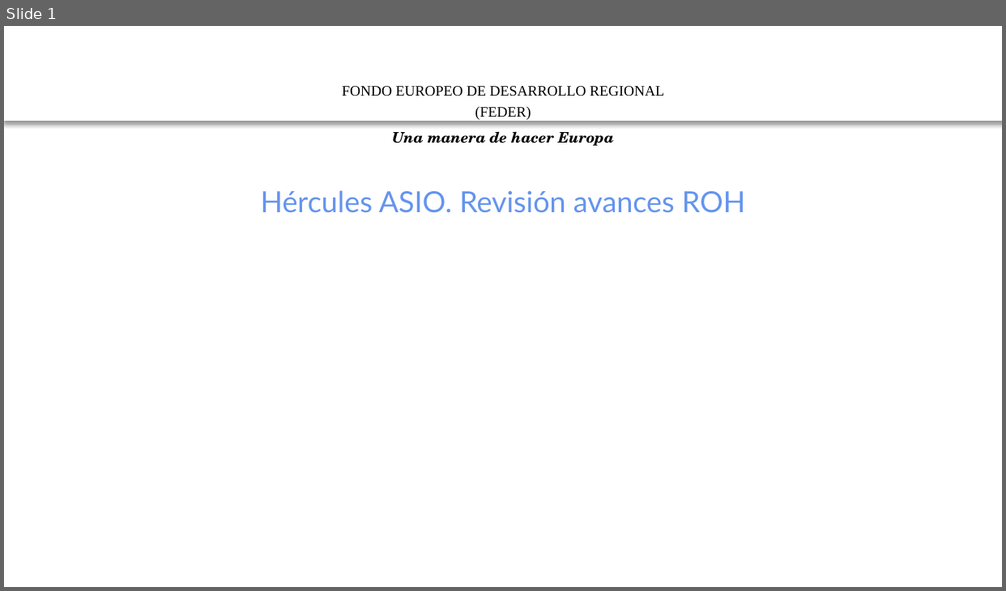
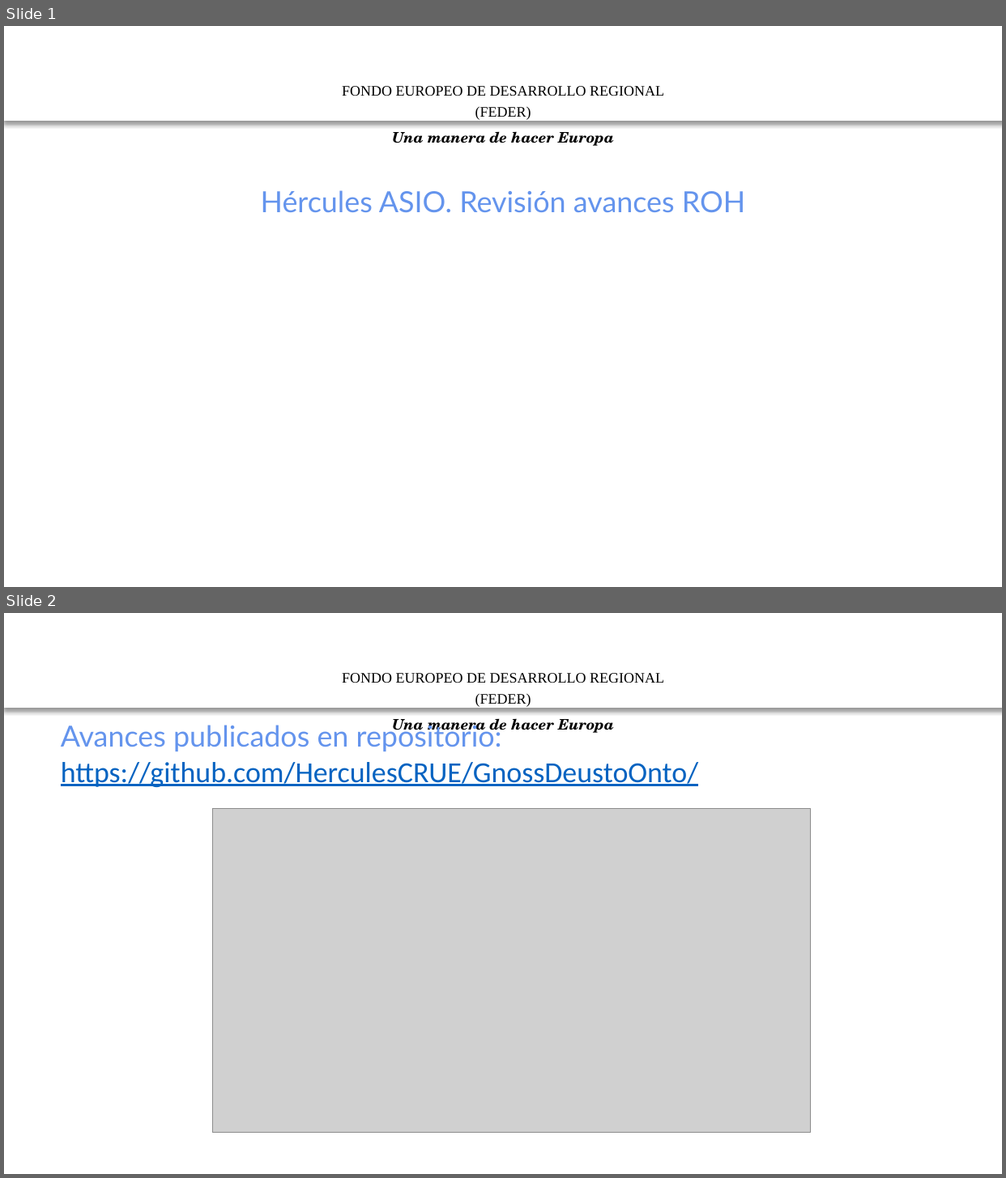
Before and after one commit to mpuerta004/GnossDeustoOnto, a slide deck: 20200109 HERCULES ASIO -ROH-Validación.pptx. Shown one above the other, each under a label of ours: slide 1 before the commit, slides 1 and 2 after it. The pictures are 1006x591 and 1006x1178 pixels, drawn with LibreOffice and Linux fonts; fonts in the diff are those of the drawing; grey boxes stand for pictures; background and template pictures are left out. Boxes give left, top, right and bottom in pixels: in the first picture for what was removed or moved away, otherwise in the second. Text is boxed around its words. In the diff, an @@ line names an element or a change of style, - is before the commit and + after.

Commit message:
Updated with screenshot

```diff
--- a/20200109 HERCULES ASIO -ROH-Validación.pptx
+++ b/20200109 HERCULES ASIO -ROH-Validación.pptx
@@ slide 2 added at [4, 613, 1002, 1174], background #FFFFFF; not listed: 2 template elements that a slide beside it also shows @@
@@ text added at [61, 722, 698, 787], 28 pt, text #0563C1, underline @@
+Avances publicados en repositorio: https://github.com/HerculesCRUE/GnossDeustoOnto/
@@ picture added at [212, 808, 810, 1133] @@
```
